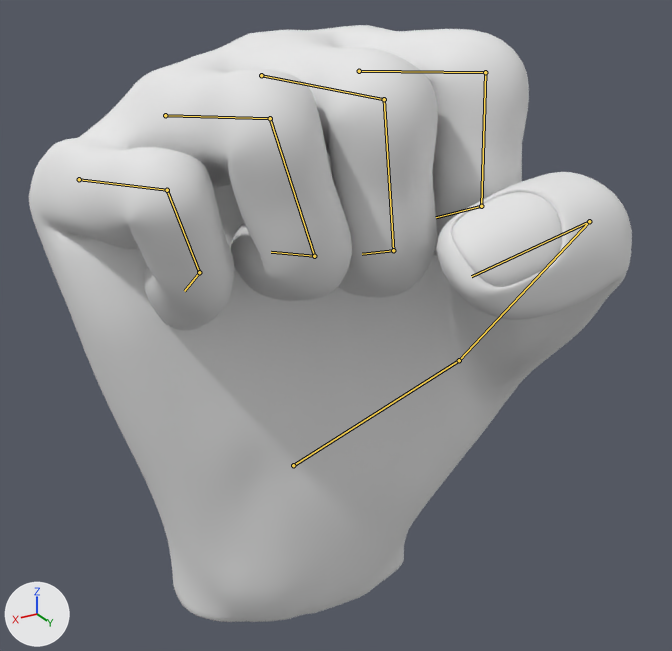
What one commit did to the Blender file Assets/Misc/Hand/hand.blend.
Rendered twice from a 50 mm camera at (3.27, 6.16, 5.31) aimed at (-0.02, 0.68, 2.57). The axes (+X, +Y, +Z) are drawn at lower left. The lights are the same throughout. Both versions are drawn at frame 99 of the action 'ArmatureAction'; the numbers are the values there. The bones that change are drawn over the model as lines.
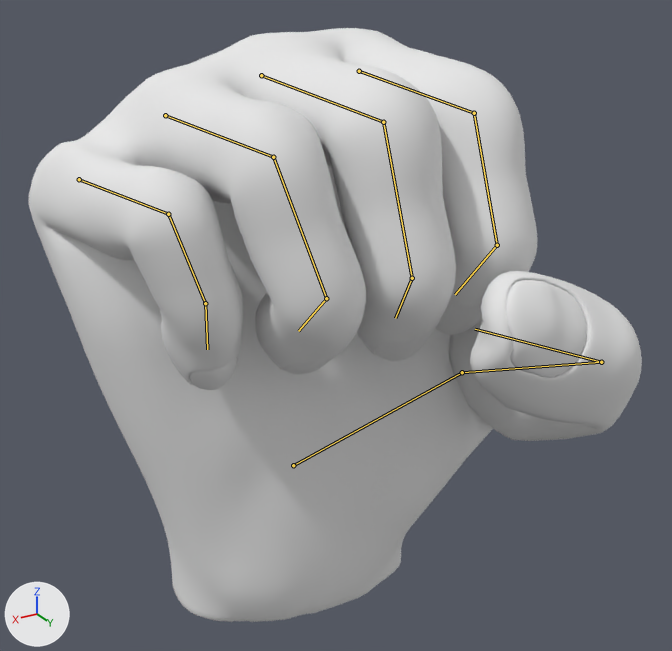
Pixel boxes (x1, y1, x2, y2) of what changed, in the pictures (672 x 651 px):
'Plane', posed
    before: (29, 25, 632, 622)
    after: (29, 28, 642, 622)
bone 'Bone.015', root to tip
    before: (79, 179) to (167, 190)
    after: (79, 179) to (168, 214)
bone 'Bone.016', root to tip
    before: (167, 190) to (199, 272)
    after: (168, 214) to (205, 303)
bone 'Bone.017', root to tip
    before: (199, 272) to (184, 291)
    after: (205, 303) to (207, 349)
bone 'Bone.012', root to tip
    before: (165, 115) to (270, 118)
    after: (165, 115) to (273, 157)
bone 'Bone.013', root to tip
    before: (270, 118) to (314, 256)
    after: (273, 157) to (326, 298)
bone 'Bone.014', root to tip
    before: (314, 256) to (271, 252)
    after: (326, 298) to (298, 331)
bone 'Bone.009', root to tip
    before: (261, 75) to (384, 99)
    after: (261, 75) to (383, 122)
bone 'Bone.010', root to tip
    before: (384, 99) to (393, 250)
    after: (383, 122) to (412, 278)
bone 'Bone.011', root to tip
    before: (393, 250) to (362, 254)
    after: (412, 278) to (395, 318)
bone 'Bone.006', root to tip
    before: (359, 71) to (485, 72)
    after: (359, 71) to (474, 113)
bone 'Bone.007', root to tip
    before: (485, 72) to (481, 206)
    after: (474, 113) to (497, 245)
bone 'Bone.008', root to tip
    before: (481, 206) to (436, 217)
    after: (497, 245) to (455, 294)
bone 'Bone.005', root to tip
    before: (293, 465) to (459, 360)
    after: (293, 465) to (462, 372)
bone 'Bone.018', root to tip
    before: (459, 360) to (589, 221)
    after: (462, 372) to (601, 362)
bone 'Bone.019', root to tip
    before: (589, 221) to (471, 276)
    after: (601, 362) to (475, 329)

What the commit changed:
Bone 'Bone.015' (bone_bone_015) turns from (10, -2, 85) to (7, -5, 90) degrees about its own x, y and z.
Bone 'Bone.016' (bone_bone_016) turns from (-5, 1, 102) to (-9, -2, 84) degrees about its own x, y and z.
Bone 'Bone.017' (bone_bone_017) turns from (8, 16, 53) to (6, 17, 42) degrees about its own x, y and z.
Bone 'Bone.012' (bone_bone_012) turns from (4, 29, 84) to (3, 27, 92) degrees about its own x, y and z.
Bone 'Bone.013' (bone_bone_013) turns from (-21, -3, 96) to (-24, -12, 77) degrees about its own x, y and z.
Bone 'Bone.014' (bone_bone_014) turns from (9, -1, 80) to (8, 1, 67) degrees about its own x, y and z.
Bone 'Bone.009' (bone_bone_009) turns from (-2, 12, -89) to (-2, 11, -94) degrees about its own x, y and z.
Bone 'Bone.010' (bone_bone_010) turns from (-5, 1, 91) to (-6, 0, 71) degrees about its own x, y and z.
Bone 'Bone.011' (bone_bone_011) turns from (-9, 2, -68) to (-9, 4, -57) degrees about its own x, y and z.
Bone 'Bone.006' (bone_bone_006) turns from (-2, -10, -83) to (-1, -21, -93) degrees about its own x, y and z.
Bone 'Bone.007' (bone_bone_007) turns from (-23, -16, -88) to (-31, 2, -63) degrees about its own x, y and z.
Bone 'Bone.008' (bone_bone_008) turns from (-20, -13, -67) to (-8, 14, -64) degrees about its own x, y and z.
Bone 'Bone.005' (bone_bone_005) turns from (0, -13, -12) to (-6, -10, -10) degrees about its own x, y and z.
Bone 'Bone.018' (bone_bone_018) turns from (16, 2, -47) to (13, 9, -68) degrees about its own x, y and z.
Bone 'Bone.019' (bone_bone_019) turns from (61, 31, -52) to (76, -3, -44) degrees about its own x, y and z.
